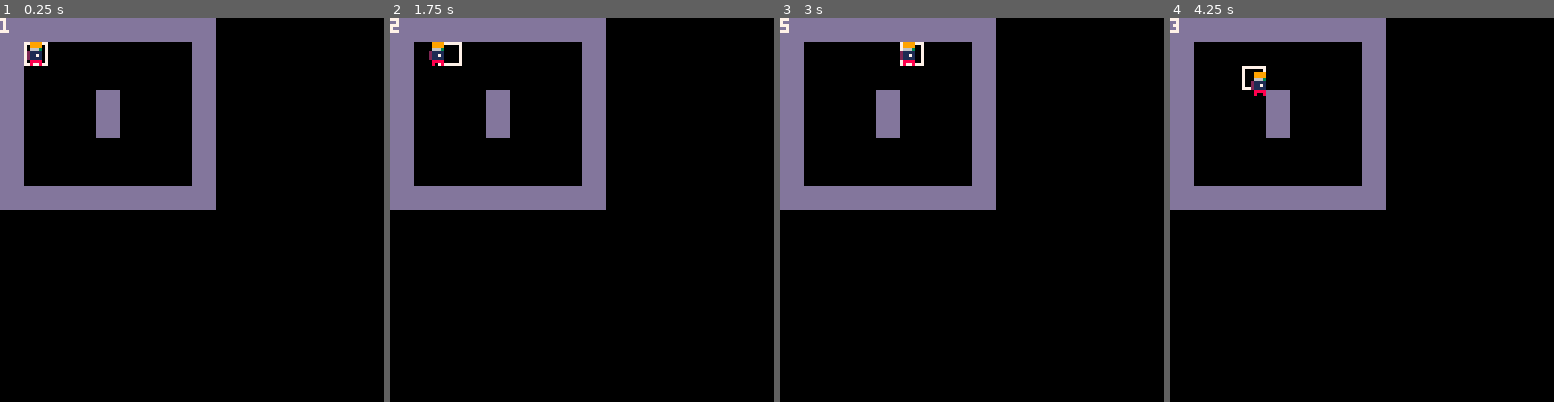
Above: before the commit, frames 1-4 (left to right).
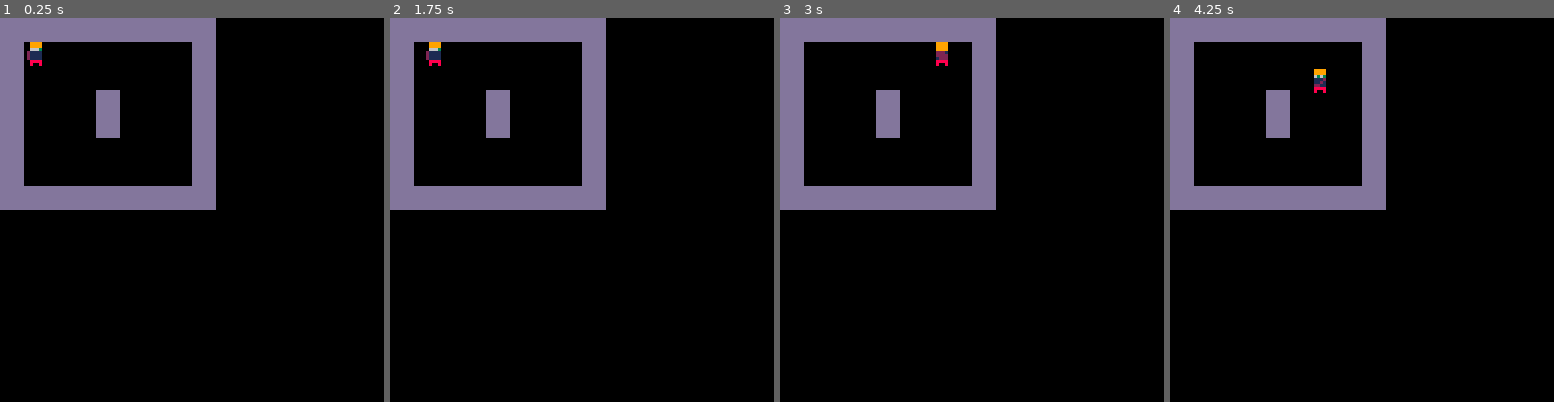
Above: after the commit, the same moments.

Repository: johnniehard/pico-8-carts
Game: PICO-8 cartridge decooked/movement.p8
Two runs of this game, one before a commit and one after it. Both use one fixed random seed, a clock stepped at 60 frames per second and the inputs below.
Inputs:
- Up to frame 1 (0.25 s): no input
- Up to frame 2 (1.75 s): tap O (Z key) at 0.7, 1.7 s; hold Right from 1.6 s (still down)
- Up to frame 3 (3 s): release Right at 2.1 s; tap O (Z key) at 2.1, 2.5, 2.9 s; hold Up 2.15-2.42 s; hold Right from 2.47 s (still down)
- Up to frame 4 (4.25 s): release Right at 3.03 s; hold Left 3.08-3.58 s; tap O (Z key) at 3.3, 3.7, 4.1 s; hold Down 3.63-3.97 s; hold Right from 4.02 s (still down)

The runs differ from the first frame. In frame 1, 0.2% of the frame differs, in the area x 0-13%, y 0-13%; in frame 2, 0.3%; in frame 3, 0.6%, in the area x 0-44%, y 0-13%; in frame 4, 0.6%.

Commit message:
dashing. lower push and damping, and higher max vel

Diff:
--- a/decooked/movement.p8
+++ b/decooked/movement.p8
@@ -2,7 +2,7 @@
 version 16
 __lua__
 //hello
-debug=true
+-- debug=true
 // sprite scale
 s=8
 
@@ -17,13 +17,13 @@
     // velocity, previous velocity
     m.v={x=0,y=0} m.pv={x=0,y=0}
     // max velocity
-    m.mv=2
+    m.mv=10
     // flip xplaymover
     m.fx=false
     // flip y
     m.fy=false
     // damping
-    m.d=0
+    m.d=0.75
     // sprite number
     m.sn=2
     // sprites
@@ -36,6 +36,7 @@
     end
 
     m.update = function(_)
+        if _.extupdate != nil then _.extupdate(_) end
         // add acceleration to velocity
         _.v.x+=_.a.x
         _.v.y+=_.a.y
@@ -49,16 +50,15 @@
         if(_.v.y>0) then _.fy=false elseif(_.v.y<0) then _.fy=true end
         // collision detection
         _.nlx={x=_.l.x+_.v.x,y=_.l.y}
-        ulx=mget(pxs(_.nlx.x-2),pxs(_.nlx.y-4))
-        urx=mget(pxs(_.nlx.x+1),pxs(_.nlx.y-4))
-        llx=mget(pxs(_.nlx.x-2),pxs(_.nlx.y+3))
-        lrx=mget(pxs(_.nlx.x+1),pxs(_.nlx.y+3))
+        local ulx=mget(pxs(_.nlx.x-2),pxs(_.nlx.y-4))
+        local urx=mget(pxs(_.nlx.x+1),pxs(_.nlx.y-4))
+        local llx=mget(pxs(_.nlx.x-2),pxs(_.nlx.y+3))
+        local lrx=mget(pxs(_.nlx.x+1),pxs(_.nlx.y+3))
         _.nly={x=_.l.x,y=_.l.y+_.v.y}
-        uly=mget(pxs(_.nly.x-2),pxs(_.nly.y-4))
-        ury=mget(pxs(_.nly.x+1),pxs(_.nly.y-4))
-        lly=mget(pxs(_.nly.x-2),pxs(_.nly.y+3))
-        lry=mget(pxs(_.nly.x+1),pxs(_.nly.y+3))
-
+        local uly=mget(pxs(_.nly.x-2),pxs(_.nly.y-4))
+        local ury=mget(pxs(_.nly.x+1),pxs(_.nly.y-4))
+        local lly=mget(pxs(_.nly.x-2),pxs(_.nly.y+3))
+        local lry=mget(pxs(_.nly.x+1),pxs(_.nly.y+3))
         // add velocity to location
         if(_.v.x > 0) then
             if(not fget(urx,0) and not fget(lrx,0)) then _.l.x+=_.v.x end
@@ -94,6 +94,22 @@
     return m
 end
 
+function player()
+ local p=mover(spx(1)+4, spx(1)+4, {2,3,4})
+ // items
+ p.is={}
+ p.extupdate = function()
+    if(btn(0)) then p.push(p,-0.2, 0) end
+    if(btn(1)) then p.push(p,0.2, 0) end
+    if(btn(2)) then p.push(p,0, -0.2) end
+    if(btn(3)) then p.push(p,0, 0.2) end
+    if(btnp(4)) then
+        p.push(p,p.a.x*10,p.a.y*10)
+    end
+ end
+ return p
+end
+
 // Helper functions
 // pixels to sprite unit
 function pxs(px)
@@ -105,13 +121,9 @@
     return px-px%8
 end
 
-p=mover(spx(1)+4, spx(1)+4, {2,3,4})
+p=player()
 
 function _update()
- if(btn(0)) then p.push(p,-1, 0) end
- if(btn(1)) then p.push(p,1, 0) end
- if(btn(2)) then p.push(p,0, -1) end
- if(btn(3)) then p.push(p,0, 1) end
  p.update(p)
 end
 
